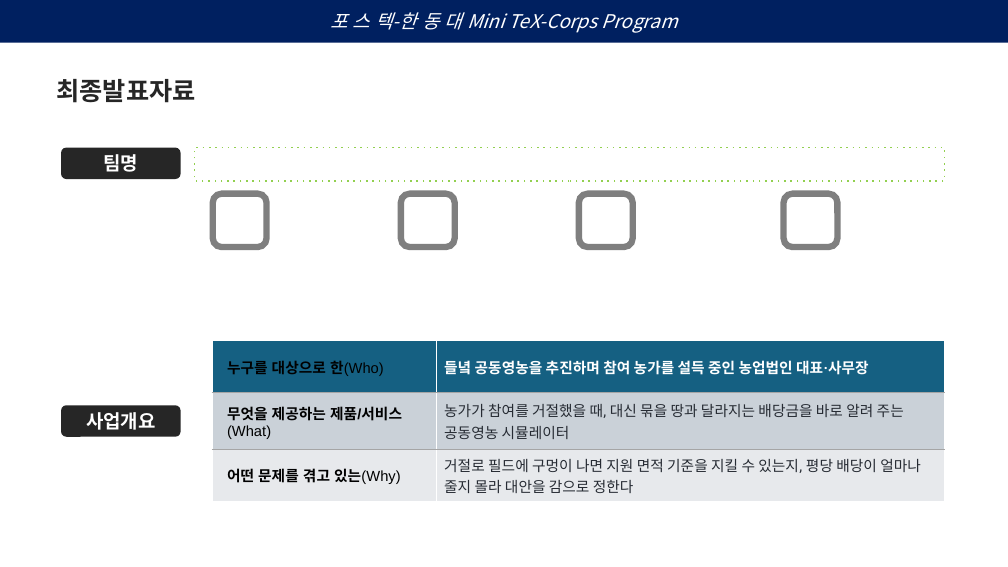
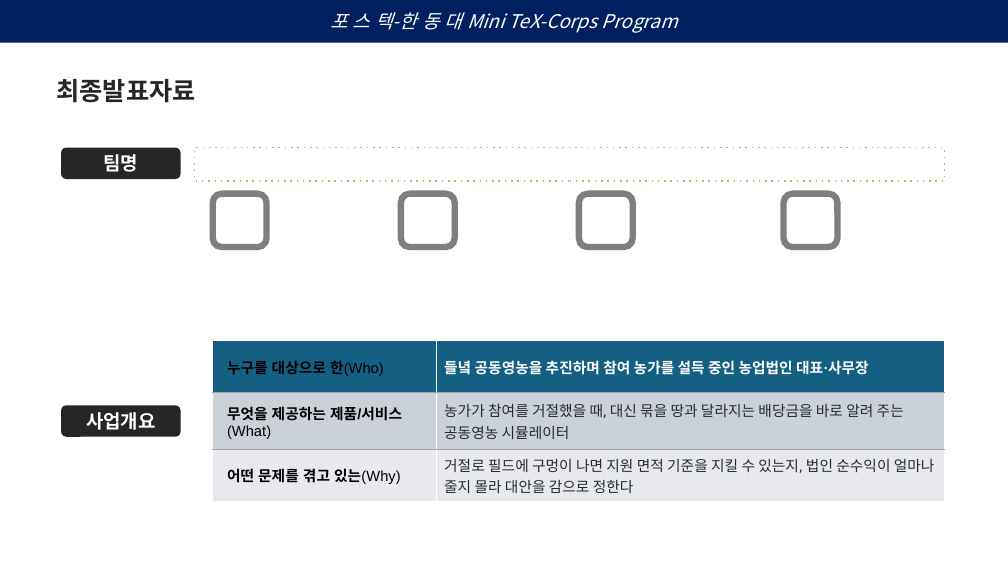
Before and after one commit to yean1234/Cooperative-farming-system, a slide deck: slide 1 of docs/공동영농_최종발표.pptx. Drawn at 1008x567 pixels with LibreOffice and Linux fonts; fonts in the diff are those of the drawing. Boxes give left, top, right and bottom in pixels: in the first picture for what was removed or moved away, otherwise in the second. Text is boxed around its words. In the diff, an @@ line names an element or a change of style, - is before the commit and + after.

```diff
--- a/docs/공동영농_최종발표.pptx
+++ b/docs/공동영농_최종발표.pptx
@@ table at box(212, 340, 945, 567) @@
-row 3, column 2: 거절로 필드에 구멍이 나면 지원 면적 기준을 지킬 수 있는지, 평당 배당이 얼마나 줄지 몰라 대안을 감으로 정한다
+row 3, column 2: 거절로 필드에 구멍이 나면 지원 면적 기준을 지킬 수 있는지, 법인 순수익이 얼마나 줄지 몰라 대안을 감으로 정한다
```
Also in this commit, not shown: 4 other slides changed, 5 other files.
